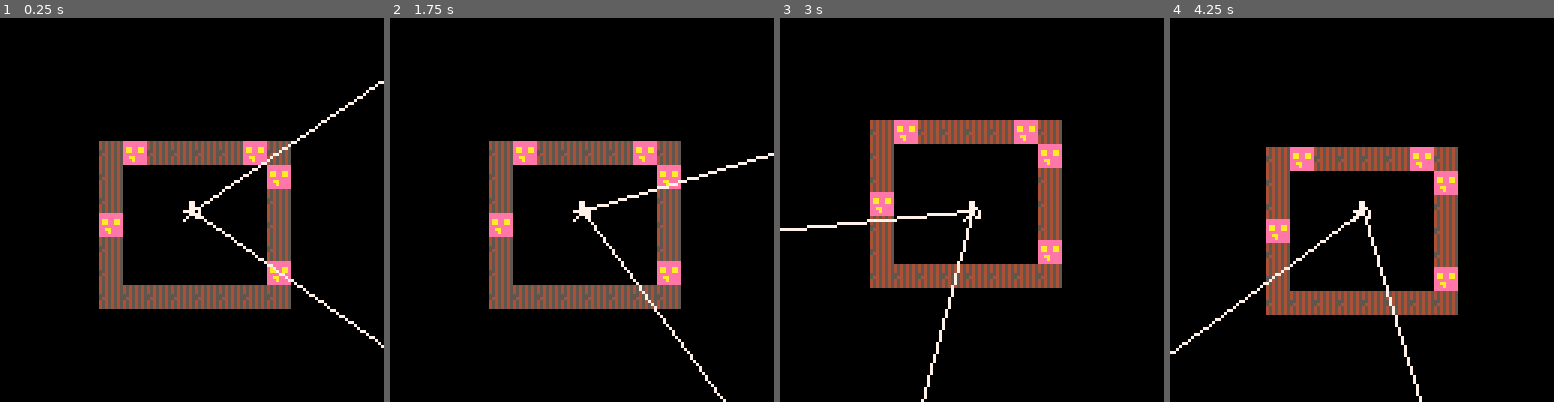
Above: before the commit, frames 1-4 (left to right).
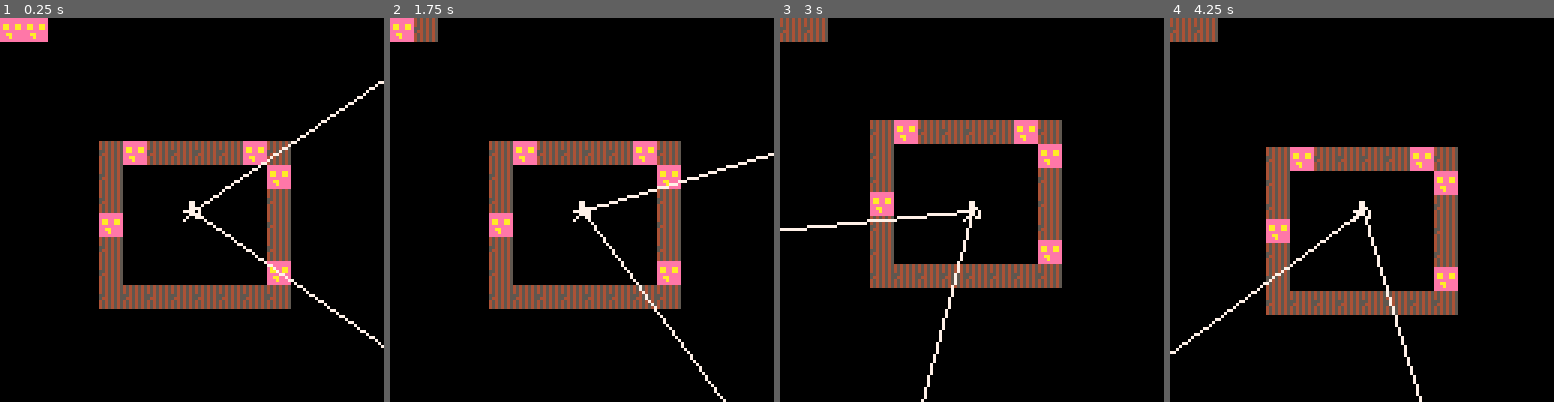
Above: after the commit, the same moments.

Repository: RicoP/picowiese
Game: PICO-8 cartridge wolf.p8
The game is run twice, just before and just after one commit, with the same random seed, the same clock (stepped at 60 frames per second) and the same inputs.
Inputs:
- Up to frame 1 (0.25 s): no input
- Up to frame 2 (1.75 s): hold Right from 1.6 s (still down)
- Up to frame 3 (3 s): release Right at 2.1 s; hold Up 2.15-2.42 s; hold Right from 2.47 s (still down)
- Up to frame 4 (4.25 s): release Right at 3.03 s; hold Left 3.08-3.58 s; hold Down 3.63-3.97 s; hold Right from 4.02 s (still down)

The runs differ from the first frame. In frame 1, 0.8% of the frame differs, in the area x 0-13%, y 0-7%; in frame 2, 0.8%; in frame 3, 0.8%; in frame 4, 0.8%.

Commit message:
naive raycasting

Diff:
--- a/wolf.p8
+++ b/wolf.p8
@@ -18,8 +18,31 @@
  return dx2,dy2
 end
 
+function get_tile(x,y,a)
+ local dx,dy=rotate(1,0,a)
+ -- loop until we find the tile
+ for i=1,1000 do --limit by n steps
+  local tx = flr(x/8)
+  local ty = flr(y/8)
+  local s = mget(tx,ty)
+  if(s!=0)return s
+  x+=dx
+  y+=dy
+ end
+ return 0
+end
+
+function draw_game()
+ camera()
+ local x=flr(p.x)
+ local y=flr(p.x)
+ local t=get_tile(p.x,p.y,p.angle+p.fov/2)
+ spr(t,0,0)
+ local t2=get_tile(p.x,p.y,p.angle-p.fov/2)
+ spr(t2,8,0)
+end
+
 function draw_map()
- cls(0)
  camera(p.x - 64, p.y - 64)
 
  map(0,0, 0,0, 64, 64);
@@ -50,6 +73,8 @@
 end
 
 function _draw()
+ cls(0)
+	draw_game()
  draw_map()
 end
 
